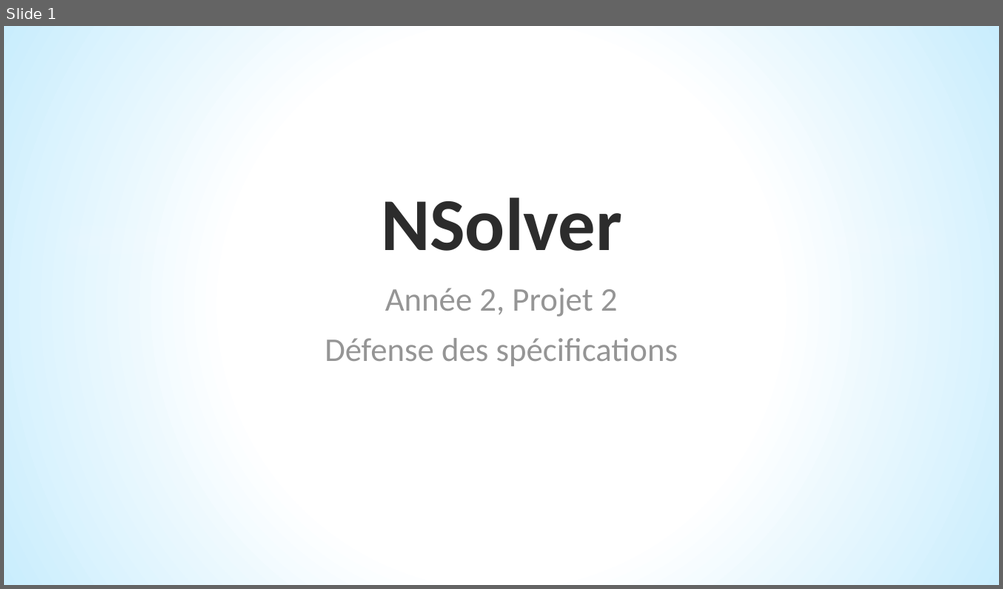
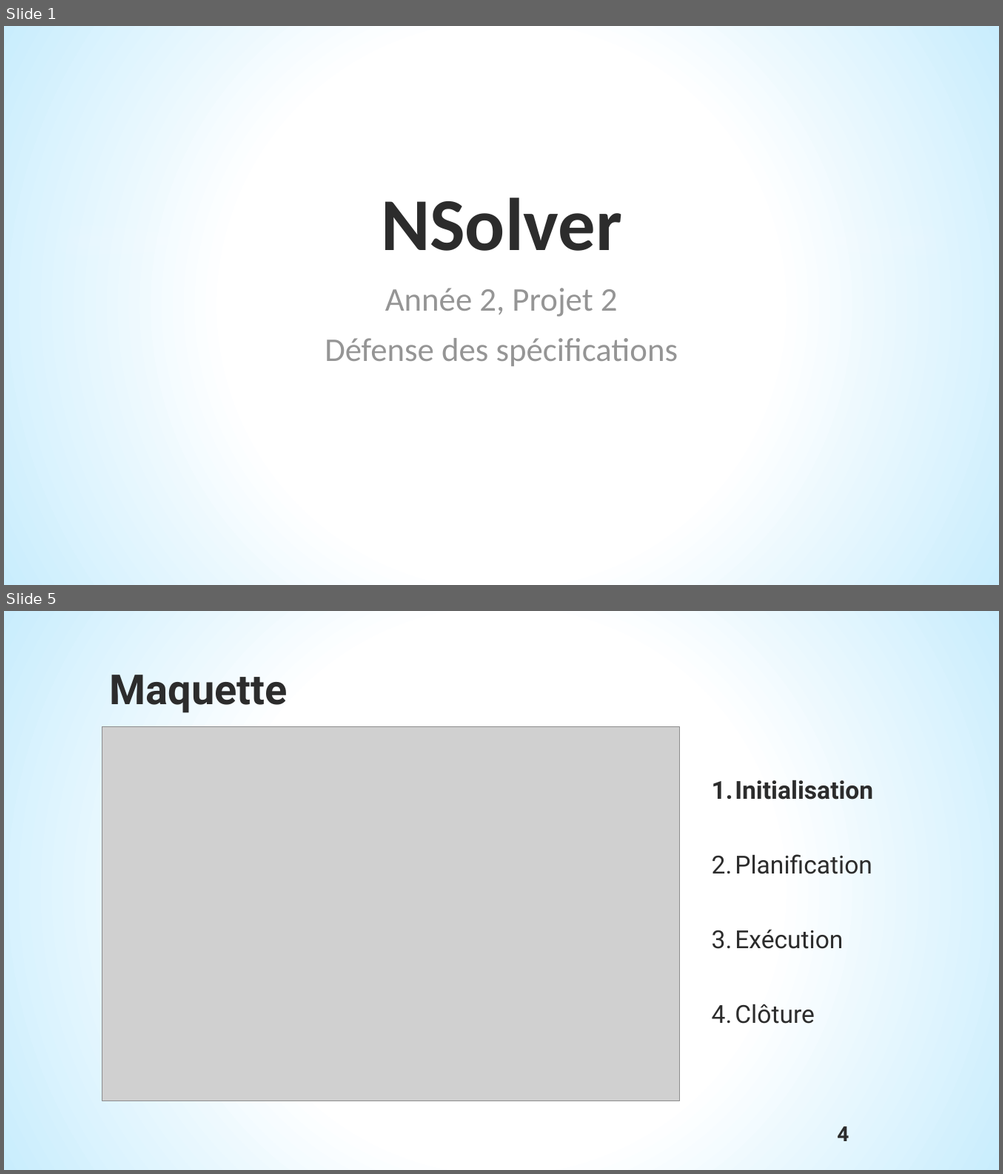
Before and after one commit to bastou2316/p2-java, a slide deck: 4. Cloture/Défense spec.pptx. Shown one above the other, each under a label of ours: slide 1 before the commit, slides 1 and 5 after it; the slides between them are not shown. The pictures are 1003x589 and 1003x1174 pixels, drawn with LibreOffice and Linux fonts; fonts in the diff are those of the drawing; grey boxes stand for pictures; background and template pictures are left out. Boxes give left, top, right and bottom in pixels: in the first picture for what was removed or moved away, otherwise in the second. Text is boxed around its words. In the diff, an @@ line names an element or a change of style, - is before the commit and + after.

```diff
--- a/4. Cloture/Défense spec.pptx
+++ b/4. Cloture/Défense spec.pptx
@@ slide 5 added at box(4, 611, 999, 1170), background gradient #FFFFFF to #C9EDFD @@
@@ title added at box(110, 675, 287, 713), 40 pt, text #2C2C2C, bold @@
+Maquette
@@ picture added at box(102, 726, 679, 1101) @@
@@ text added at box(711, 780, 874, 1024), 24 pt, text #2C2C2C @@
+1. Initialisation
+2. Planification
+3. Exécution
+4. Clôture
@@ page number added at box(836, 1127, 848, 1142), 20 pt, text #2C2C2C, bold @@
+4
```
Also in this commit, not shown: 2 slides changed, 1 other slide added, 1 other file.
